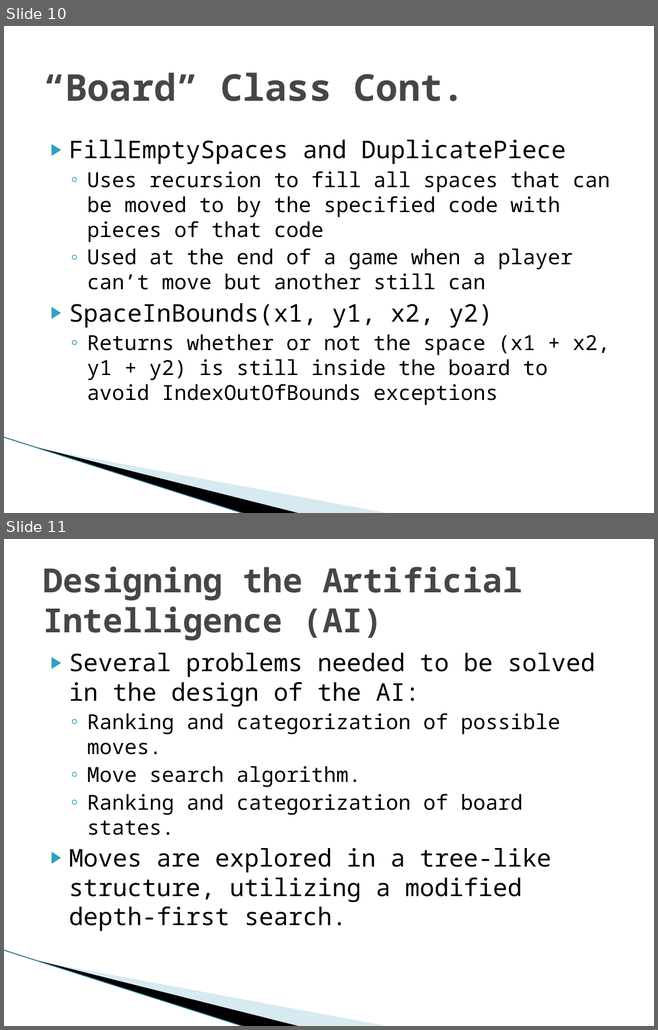
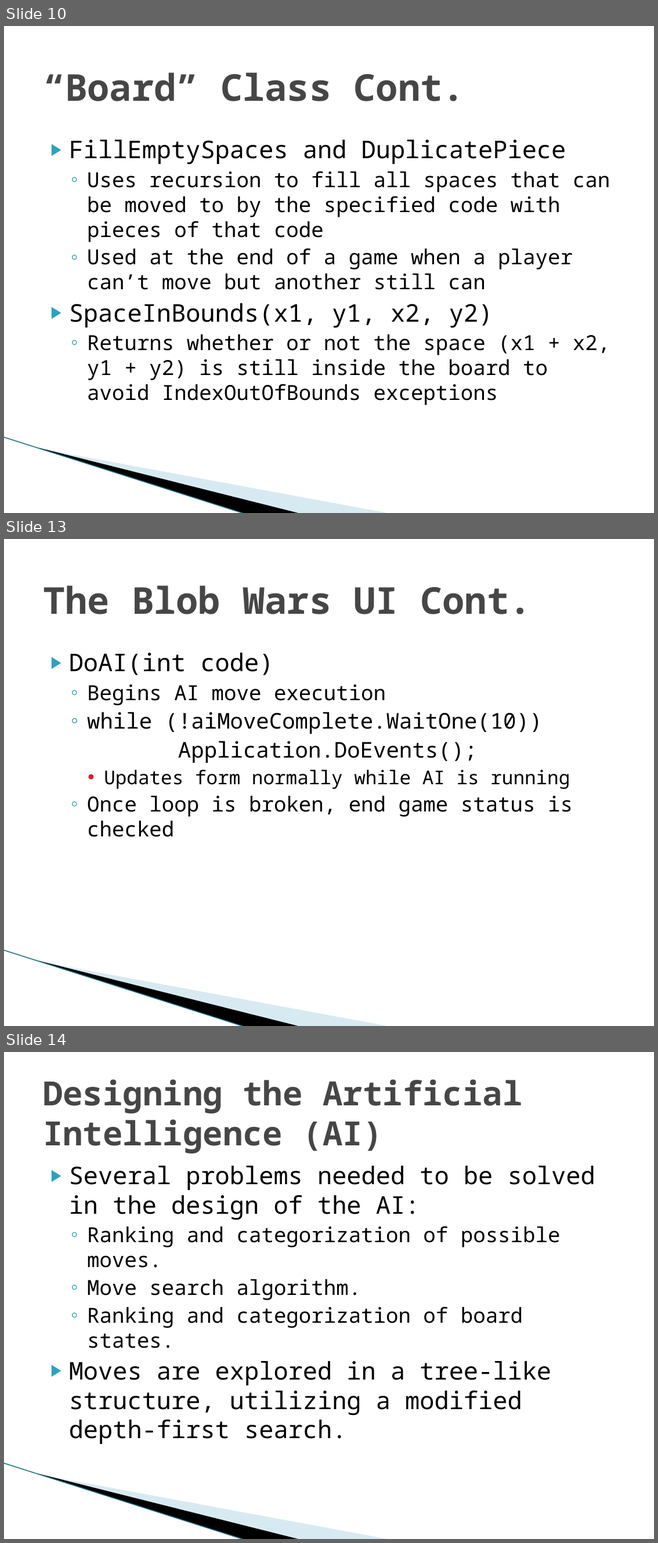
Before and after one commit to TadCordle/Senior-Project, a slide deck: Game Theory and Artificial Intelligence Design.pptx. Shown one above the other, each under a label of ours: slides 10 and 11 before the commit, slides 10, 13 and 14 after it; the slides between them are not shown. The pictures are 658x1030 and 658x1543 pixels, drawn with LibreOffice and Linux fonts; fonts in the diff are those of the drawing; background and template pictures are left out. Boxes give left, top, right and bottom in pixels: in the first picture for what was removed or moved away, otherwise in the second. Text is boxed around its words. In the diff, an @@ line names an element or a change of style, - is before the commit and + after.

```diff
--- a/Game Theory and Artificial Intelligence Design.pptx
+++ b/Game Theory and Artificial Intelligence Design.pptx
@@ slide 13 added at (4, 539, 654, 1026), background #FFFFFF; not listed: 3 template elements that a slide beside it also shows @@
@@ title added at (43, 585, 531, 614), 41 pt, text #464646, bold @@
+The Blob Wars UI Cont.
@@ text added at (69, 653, 572, 837), 23 pt, text #000000 @@
+▶ DoAI(int code)
+  ◦ Begins AI move execution
+  ◦ while (!aiMoveComplete.WaitOne(10))
+  Application.DoEvents();
+    • Updates form normally while AI is running
+  ◦ Once loop is broken, end game status is checked
@@ what was slide 11 is now slide 14 @@
```
Also in this commit, not shown: 6 slides changed, 16 other slides added.
